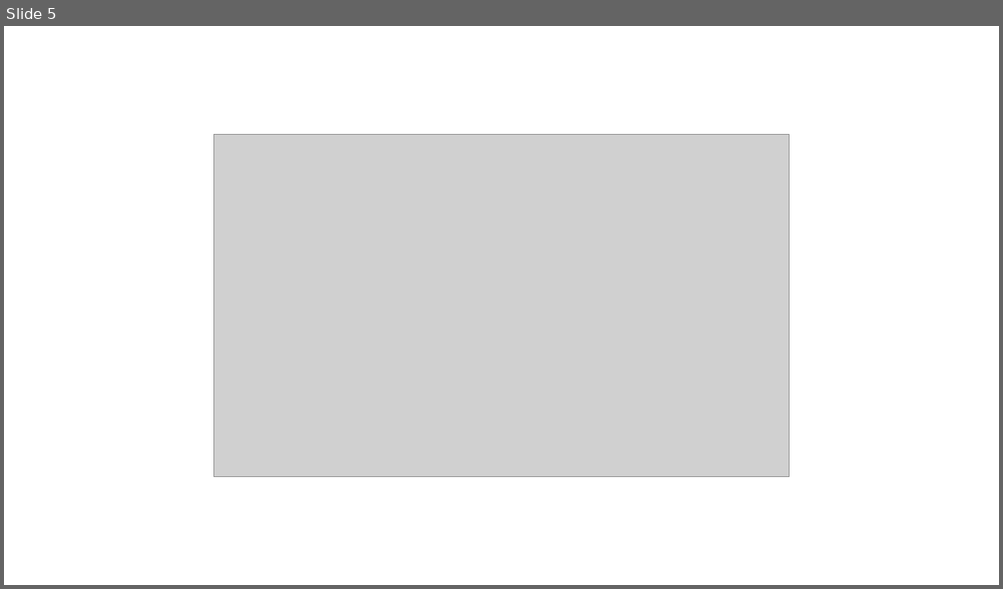
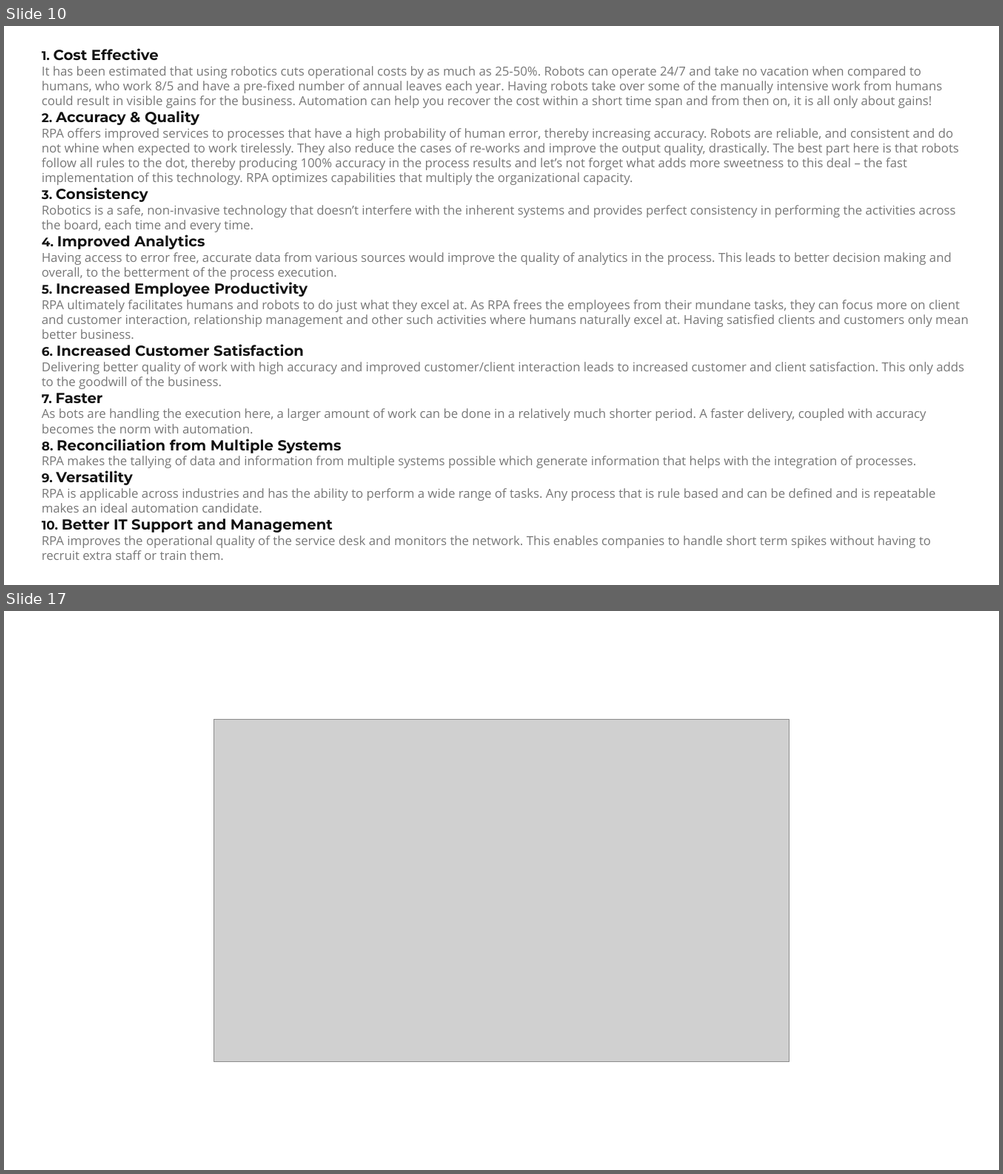
Before and after one commit to gdssclasses/gdss, a slide deck: RPA.pptx. Shown one above the other, each under a label of ours: slide 5 before the commit, slides 10 and 17 after it; the slides between them are not shown. The pictures are 1003x589 and 1003x1174 pixels, drawn with LibreOffice and Linux fonts; fonts in the diff are those of the drawing; grey boxes stand for pictures. Boxes give left, top, right and bottom in pixels: in the first picture for what was removed or moved away, otherwise in the second. Text is boxed around its words. In the diff, an @@ line names an element or a change of style, - is before the commit and + after.

```diff
--- a/RPA.pptx
+++ b/RPA.pptx
@@ slide 10 added at (4, 26, 999, 585), background #FFFFFF @@
@@ text added at (42, 48, 968, 560), 12 pt, text #777777 @@
+1. Cost Effective
+It has been estimated that using robotics cuts operational costs by as much as 25-50%. Robots can operate 24/7 and take no vacation when compared to humans, who work 8/5 and have a pre-fixed number of annual leaves each year. Having robots take over some of the manually intensive work from humans could result in visible gains for the business. Automation can help you recover the cost within a short time span and from then on, it is all only about gains!
+2. Accuracy & Quality
+RPA offers improved services to processes that have a high probability of human error, thereby increasing accuracy. Robots are reliable, and consistent and do not whine when expected to work tirelessly. They also reduce the cases of re-works and improve the output quality, drastically. The best part here is that robots follow all rules to the dot, thereby producing 100% accuracy in the process results and let’s not forget what adds more sweetness to this deal – the fast implementation of this technology. RPA optimizes capabilities that multiply the organizational capacity.
+3. Consistency
+Robotics is a safe, non-invasive technology that doesn’t interfere with the inherent systems and provides perfect consistency in performing the activities across the board, each time and every time.
+4. Improved Analytics
+Having access to error free, accurate data from various sources would improve the quality of analytics in the process. This leads to better decision making and overall, to the betterment of the process execution.
+5. Increased Employee Productivity
+RPA ultimately facilitates humans and robots to do just what they excel at. As RPA frees the employees from their mundane tasks, they can focus more on client and customer interaction, relationship management and other such activities where humans naturally excel at. Having satisfied clients and customers only mean better business.
+6. Increased Customer Satisfaction
+Delivering better quality of work with high accuracy and improved customer/client interaction leads to increased customer and client satisfaction. This only adds to the goodwill of the business.
+7. Faster
+As bots are handling the execution here, a larger amount of work can be done in a relatively much shorter period. A faster delivery, coupled with accuracy becomes the norm with automation.
+8. Reconciliation from Multiple Systems
+RPA makes the tallying of data and information from multiple systems possible which generate information that helps with the integration of processes.
+9. Versatility
+RPA is applicable across industries and has the ability to perform a wide range of tasks. Any process that is rule based and can be defined and is repeatable makes an ideal automation candidate.
+10. Better IT Support and Management
+RPA improves the operational quality of the service desk and monitors the network. This enables companies to handle short term spikes without having to recruit extra staff or train them.
@@ what was slide 5 is now slide 17 @@
```
Also in this commit, not shown: 2 slides changed, 17 other slides added, 5 slides removed.
